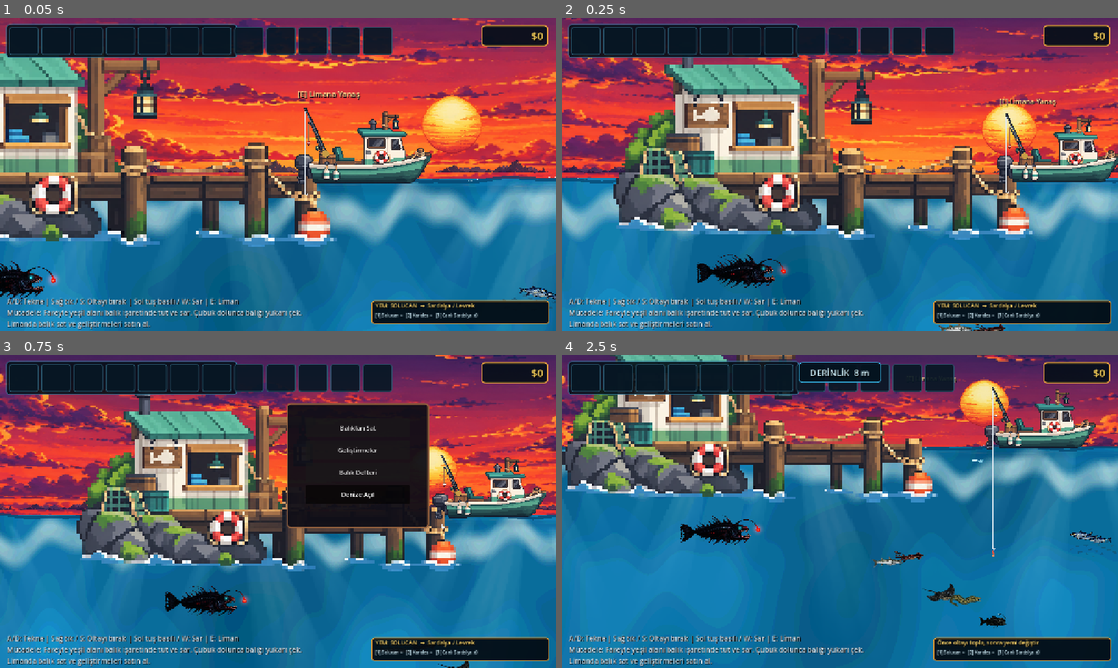
Above: before the commit, frames 1-4 (two rows, left to right).
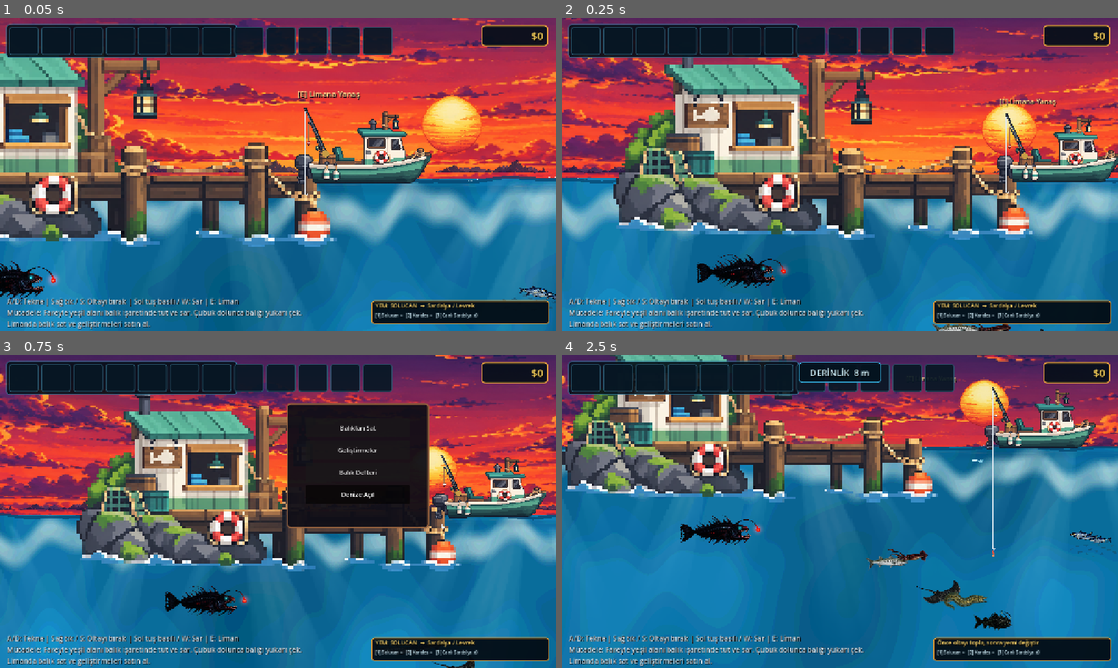
Above: after the commit, the same moments.

Repository: mirackayademir/TinyFisher
Game: Godot game, scene res://scenes/world.tscn
Two runs of this game, one before a commit and one after it. Both use one fixed random seed, a clock stepped at 60 frames per second and the inputs below.
Inputs (mouse positions are in pixels of both pictures, inside the frame that each line leads up to):
- Up to frame 1 (0.05 s): no input
- Up to frame 2 (0.25 s): no input
- Up to frame 3 (0.75 s): tap Enter at 0.5 s; move the mouse to (400, 495) at 0.52 s; hold D (move_right) from 0.53 s (still down); tap E (dock) at 0.6 s; click (400, 495) at 0.67 s
- Up to frame 4 (2.5 s): move the mouse to (728, 527) at 1.27 s; release D (move_right) at 1.28 s; hold S 1.28-2.03 s; tap 1 at 1.35 s; move the mouse to (895, 442) at 2.02 s; hold D (move_right) from 2.03 s (still down); tap 2 at 2.1 s

Frame 1 is identical in both runs. In frame 2, 0.2% of the frame differs, in the area x 66-87%, y 97-100%; in frame 3, less than 0.1%; in frame 4, 0.8%, in the area x 54-81%, y 62-88%.

Commit message:
Enlarge five test fish for animation review

Diff:
--- a/scenes/fish_catalog.gd
+++ b/scenes/fish_catalog.gd
@@ -226,7 +226,7 @@
 		"speed": [22.0, 28.0],
 		"distance": [40.0, 65.0],
 		"bob": [4.0, 7.0],
-		"visual_scale": 0.82,
+		"visual_scale": 1.12,
 		"swim_wave_speed": 2.2,
 		"swim_wave_angle": 0.35,
 		"acceleration": 220.0,
@@ -253,7 +253,7 @@
 		"speed": [14.0, 20.0],
 		"distance": [30.0, 50.0],
 		"bob": [2.0, 4.0],
-		"visual_scale": 0.86,
+		"visual_scale": 1.18,
 		"swim_wave_speed": 1.8,
 		"swim_wave_angle": 0.30,
 		"acceleration": 180.0,
@@ -280,7 +280,7 @@
 		"speed": [14.0, 20.0],
 		"distance": [30.0, 50.0],
 		"bob": [5.0, 8.0],
-		"visual_scale": 0.88,
+		"visual_scale": 1.18,
 		"swim_wave_speed": 1.2,
 		"swim_wave_angle": 0.20,
 		"acceleration": 90.0,
@@ -307,7 +307,7 @@
 		"speed": [10.0, 16.0],
 		"distance": [25.0, 45.0],
 		"bob": [5.0, 9.0],
-		"visual_scale": 0.80,
+		"visual_scale": 1.12,
 		"swim_wave_speed": 1.1,
 		"swim_wave_angle": 0.20,
 		"acceleration": 75.0,
@@ -334,7 +334,7 @@
 		"speed": [16.0, 22.0],
 		"distance": [30.0, 50.0],
 		"bob": [6.0, 10.0],
-		"visual_scale": 0.84,
+		"visual_scale": 1.16,
 		"swim_wave_speed": 1.5,
 		"swim_wave_angle": 0.25,
 		"acceleration": 180.0,
